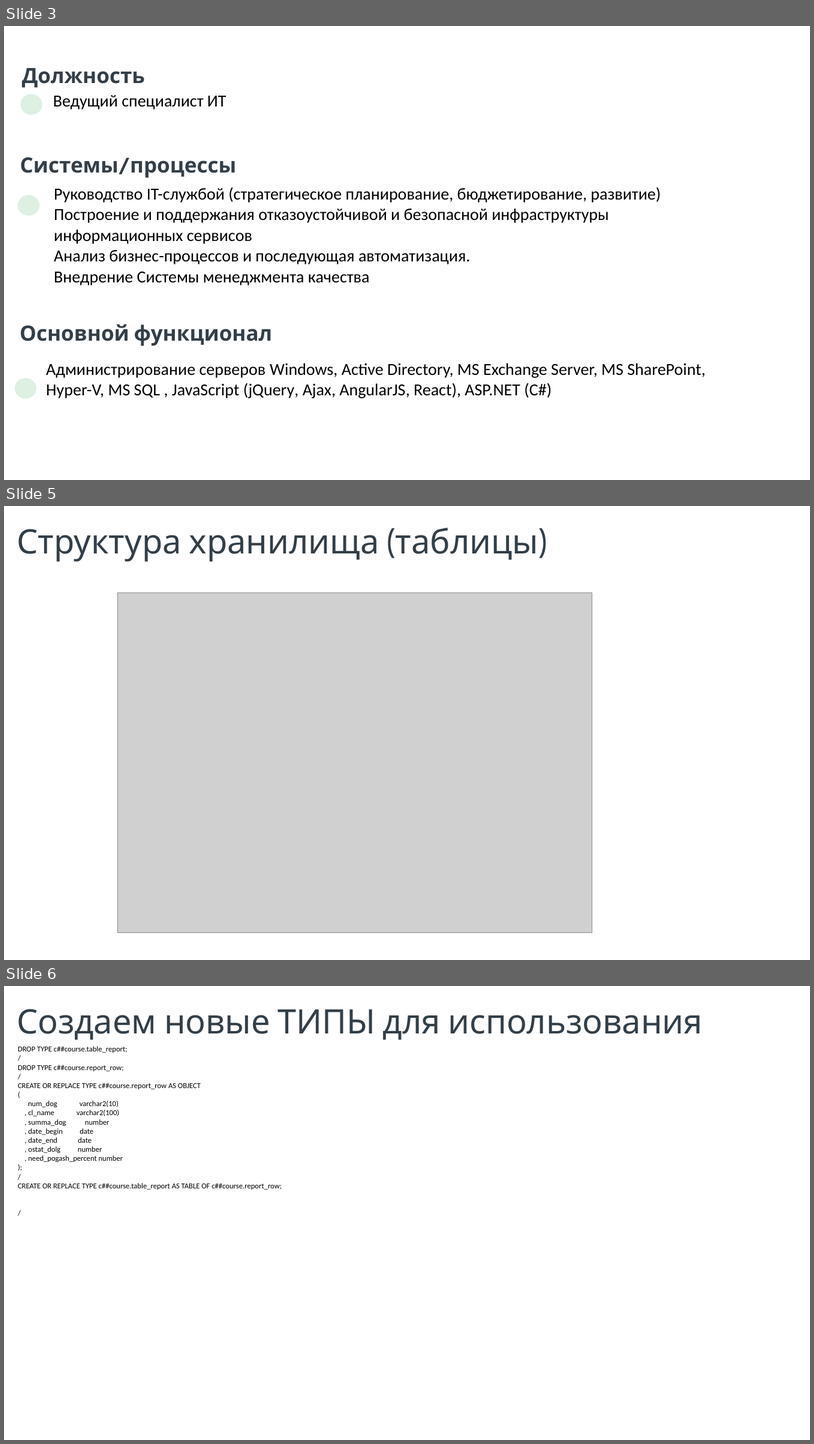
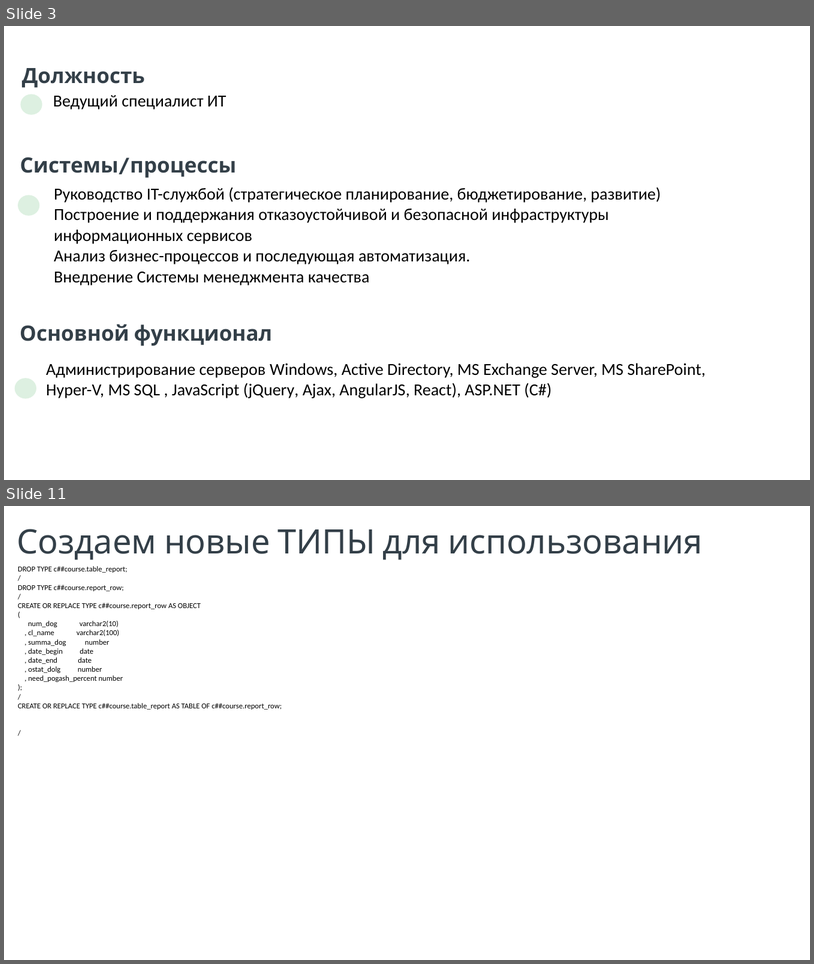
Before and after one commit to AndrSor/Course_PLSQL_SB, a slide deck: Course Work/_Презентация Курсовой работы.pptx. Shown one above the other, each under a label of ours: slides 3, 5 and 6 before the commit, slides 3 and 11 after it; the slides between them are not shown. The pictures are 814x1444 and 814x964 pixels, drawn with LibreOffice and Linux fonts; fonts in the diff are those of the drawing; grey boxes stand for pictures; background and template pictures are left out. Boxes give left, top, right and bottom in pixels: in the first picture for what was removed or moved away, otherwise in the second. Text is boxed around its words. In the diff, an @@ line names an element or a change of style, - is before the commit and + after.

```diff
--- a/Course Work/_Презентация Курсовой работы.pptx
+++ b/Course Work/_Презентация Курсовой работы.pptx
@@ slide 5 removed at (4,506,810,960), background #FFFFFF; not listed: 1 template element that a slide beside it also shows @@
@@ text removed at (17,528,539,562) @@
-Структура хранилища (таблицы)
@@ picture removed at (118,593,592,933) @@
@@ what was slide 6 is now slide 11 @@
```
Also in this commit, not shown: 1 slide changed, 6 slides added, 2 other files.
